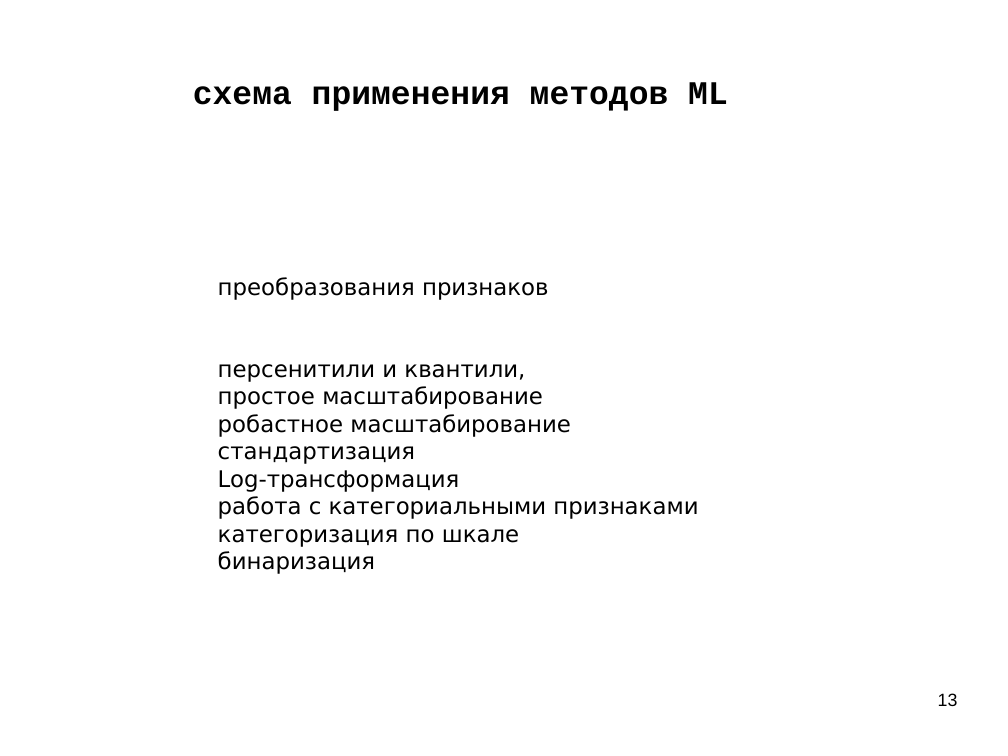
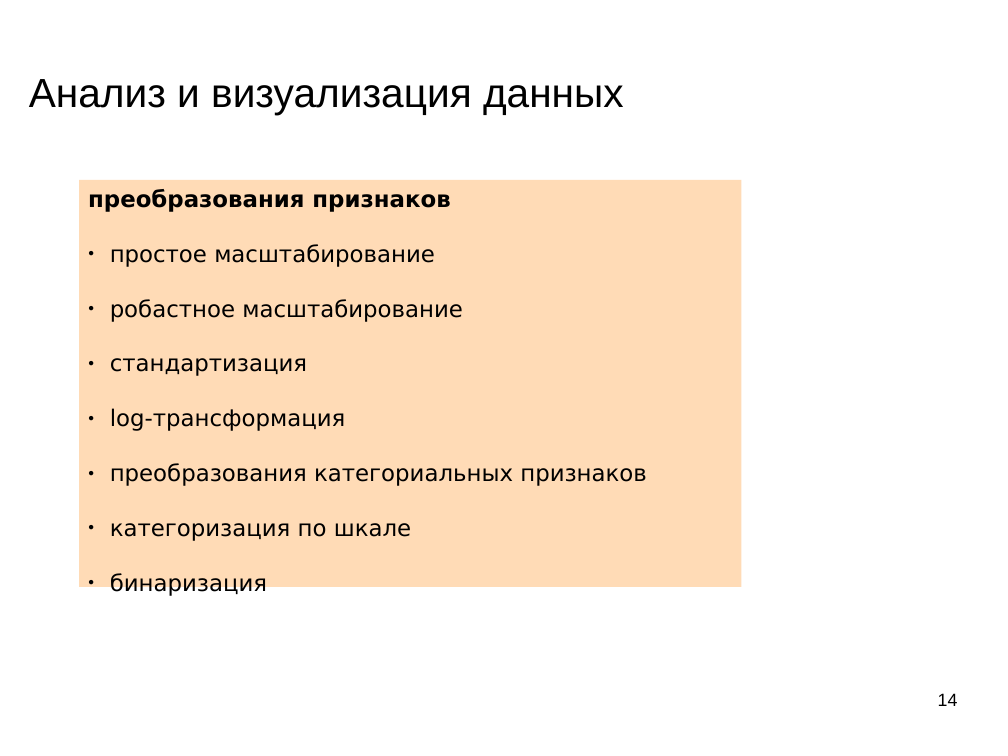
Before and after one commit to mechanoid5/ml_lectorium_2026_I, a slide deck: slide 14 of 04-data-proc.odp (slide 13 before the commit). Drawn at 1008x756 pixels with LibreOffice and Linux fonts; fonts in the diff are those of the drawing; background and template pictures are left out. Boxes give left, top, right and bottom in pixels: in the first picture for what was removed or moved away, otherwise in the second. Text is boxed around its words. In the diff, an @@ line names an element or a change of style, - is before the commit and + after.

```diff
--- a/04-data-proc.odp
+++ b/04-data-proc.odp
@@ title at <box>29,79,624,115</box>: text changed; size 26 to 32 pt; font Courier New to Arial; bold off @@
-схема применения методов ML
+Анализ и визуализация данных
@@ rectangle "преобразования признаков": place and size @@
-rectangle "преобразования признаков" at <box>218,277,698,574</box>
+rectangle "преобразования признаков" at <box>80,180,742,587</box>
@@ rectangle "преобразования признаков" at <box>80,180,742,587</box>: fill none to #FFDBB6 @@
@@ text in rectangle at <box>88,189,463,597</box>: bold on in "преобразования признаков"; bullet none to ●; line spacing 1 to 2 @@
@@ text in rectangle at <box>218,364,525,382</box>: paragraph removed @@
-персенитили и квантили,
@@ text in rectangle at <box>110,408,647,486</box>: text changed @@
-Log-трансформация
-работа с категориальными признаками
+● log-трансформация
+● преобразования категориальных признаков
@@ page number at <box>938,693,958,706</box>: text changed @@
-13
+14
```
Also in this commit, not shown: 14 other slides changed, 12 slides added, 7 slides removed.
